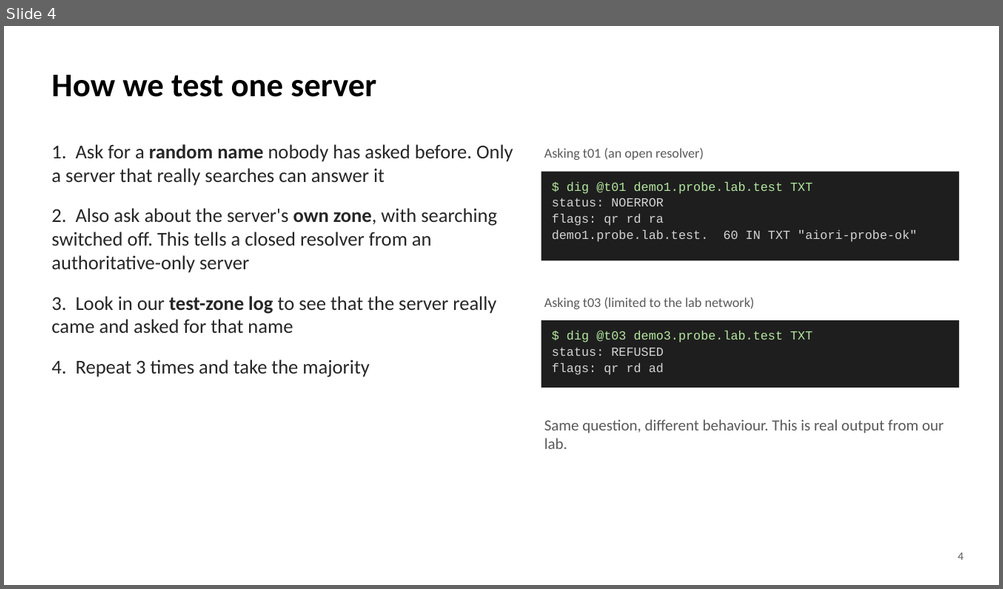
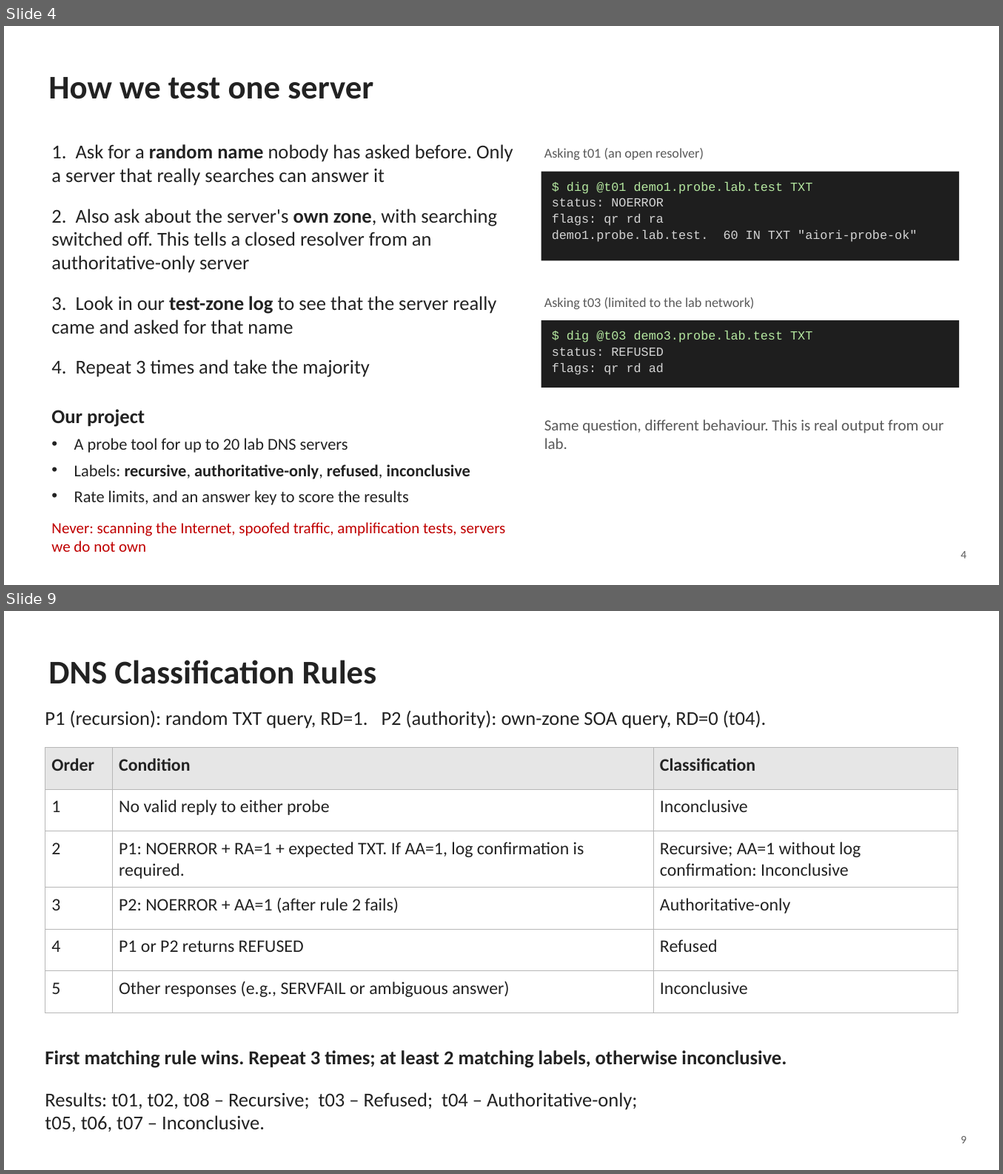
Before and after one commit to saurav-kr1/ps012-dns-resolver-exposure, a slide deck: docs/PS-012_Presentation.pptx. Shown one above the other, each under a label of ours: slide 4 before the commit, slides 4 and 9 after it; the slides between them are not shown. The pictures are 1003x589 and 1003x1174 pixels, drawn with LibreOffice and Linux fonts; fonts in the diff are those of the drawing. Boxes give left, top, right and bottom in pixels: in the first picture for what was removed or moved away, otherwise in the second. Text is boxed around its words. In the diff, an @@ line names an element or a change of style, - is before the commit and + after.

Commit message:
Update final presentation (v2, 16 slides)
Final slide deck with the new lab, rules, results and limitations slides.

```diff
--- a/docs/PS-012_Presentation.pptx
+++ b/docs/PS-012_Presentation.pptx
@@ slide 9 added at (4, 611, 999, 1170), background #FFFFFF @@
@@ text added at (48, 660, 377, 684), 32 pt, text #222222, bold @@
+DNS Classification Rules
@@ text added at (45, 710, 766, 729), 19 pt, text #222222 @@
+P1 (recursion): random TXT query, RD=1. P2 (authority): own-zone SOA query, RD=0 (t04).
@@ table added at (45, 748, 958, 1012), 6 rows, 3 columns @@
+Order | Condition | Classification
+1 | No valid reply to either probe | Inconclusive
+2 | P1: NOERROR + RA=1 + expected TXT. If AA=1, log confirmation is required. | Recursive; AA=1 without log confirmation: Inconclusive
+3 | P2: NOERROR + AA=1 (after rule 2 fails) | Authoritative-only
+4 | P1 or P2 returns REFUSED | Refused
+5 | Other responses (e.g., SERVFAIL or ambiguous answer) | Inconclusive
@@ text added at (45, 1051, 786, 1068), 19 pt, text #222222, bold @@
+First matching rule wins. Repeat 3 times; at least 2 matching labels, otherwise inconclusive.
@@ text added at (45, 1093, 637, 1132), 19 pt, text #222222 @@
+Results: t01, t02, t08 – Recursive; t03 – Refused; t04 – Authoritative-only;
+t05, t06, t07 – Inconclusive.
@@ text added at (960, 1136, 966, 1144), 11 pt, text #595959 @@
+9
@@ slide 4 changed as well @@
@@ text "How we test one server" at (48, 77, 373, 99): text colour #000000 to #222222 @@
@@ text "1. Ask for a random ..." at (51, 144, 513, 378): text colour #262626 to #222222 @@
@@ text added at (51, 409, 505, 552), 16 pt, text #222222 @@
+Our project
+• A probe tool for up to 20 lab DNS servers
+• Labels: recursive, authoritative-only, refused, inconclusive
+• Rate limits, and an answer key to score the results
+Never: scanning the Internet, spoofed traffic, amplification tests, servers we do not own
@@ text "4": place and size @@
-text "4" at (957, 553, 963, 560)
+text "4" at (960, 551, 966, 559)
```
Also in this commit, not shown: 9 other slides changed, 5 other slides added, 5 slides removed, 1 other file.
